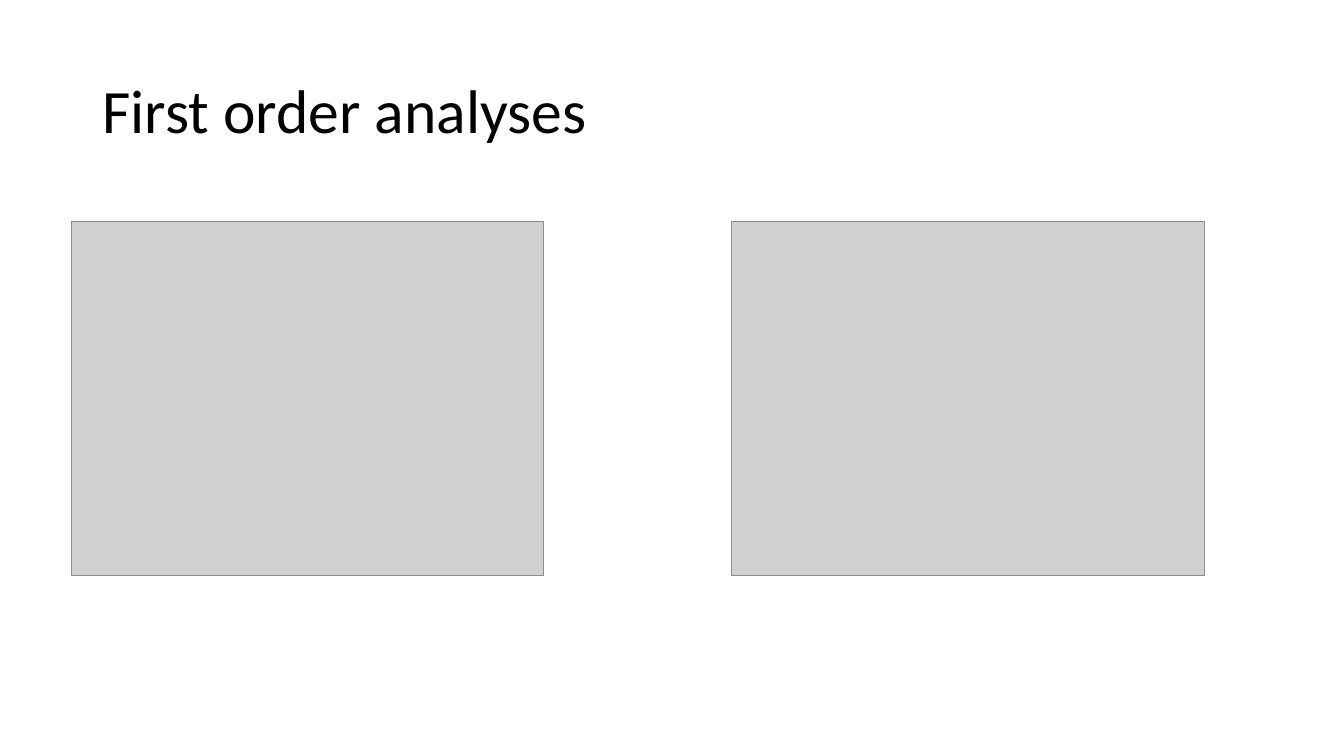
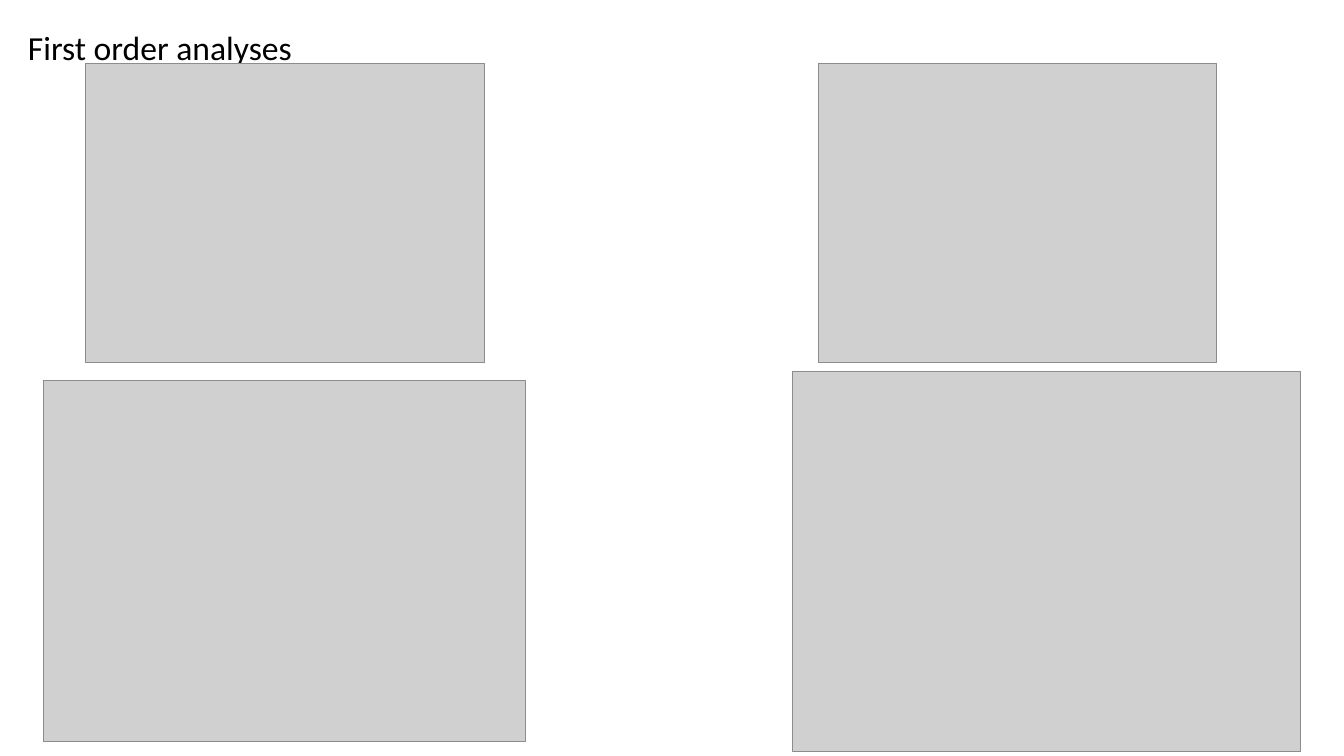
Before and after one commit to gpagnier/rampAnalysis, a slide deck: slide 12 of ShenhavLabMeeting10.29.pptx. Drawn at 1344x756 pixels with LibreOffice and Linux fonts; fonts in the diff are those of the drawing; grey boxes stand for pictures. Boxes give left, top, right and bottom in pixels: in the first picture for what was removed or moved away, otherwise in the second. Text is boxed around its words. In the diff, an @@ line names an element or a change of style, - is before the commit and + after.

```diff
--- a/ShenhavLabMeeting10.29.pptx
+++ b/ShenhavLabMeeting10.29.pptx
@@ title "First order analyses" moved from (x1=102, y1=90, x2=587, y2=143) to (x1=28, y1=36, x2=291, y2=69) @@
@@ title "First order analyses" at (x1=28, y1=36, x2=291, y2=69): size 44 to 24 pt @@
@@ picture resized from (x1=72, y1=222, x2=544, y2=576) to (x1=86, y1=64, x2=484, y2=362) @@
@@ picture resized from (x1=732, y1=222, x2=1205, y2=576) to (x1=819, y1=64, x2=1217, y2=362) @@
@@ picture added at (x1=44, y1=381, x2=526, y2=742) @@
@@ picture added at (x1=793, y1=372, x2=1301, y2=752) @@
```
Also in this commit, not shown: 2 other slides changed, 13 slides added, 2 slides removed, 3 other files.
